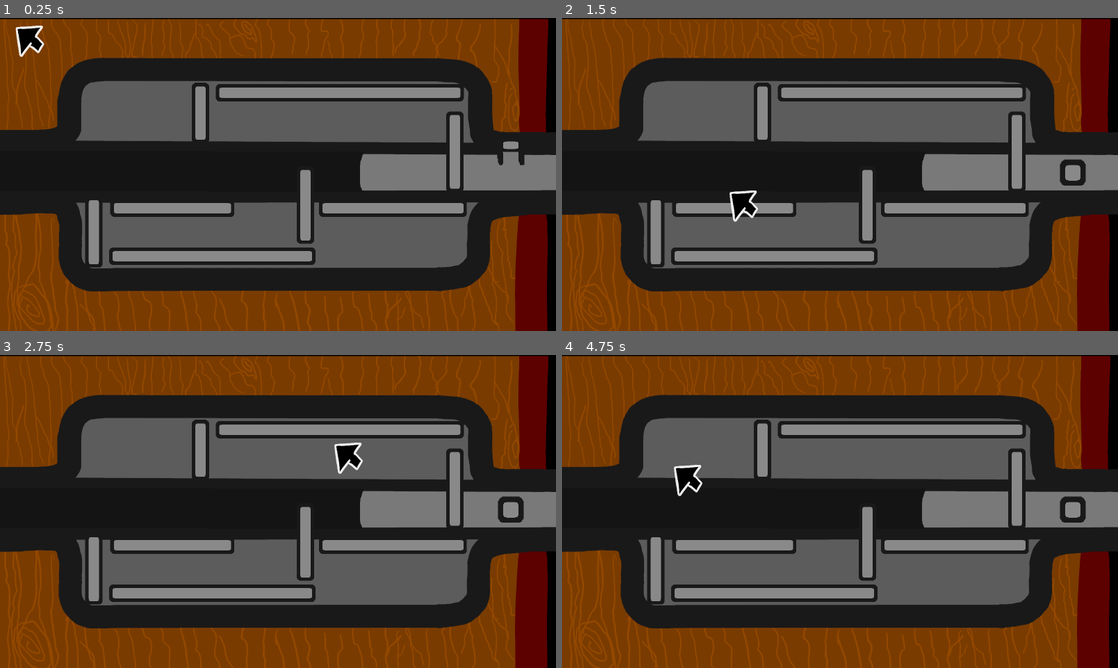
Above: before the commit, frames 1-4 (two rows, left to right).
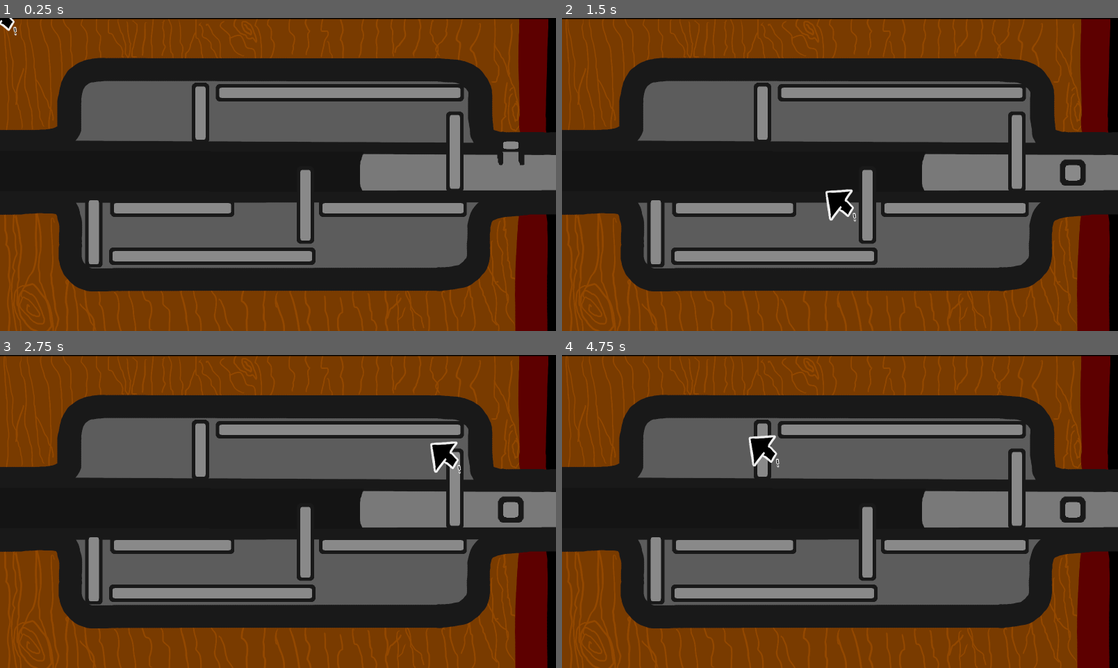
Above: after the commit, the same moments.

Repository: MarmadileManteater/Carbuncle-Game
Game: Godot game, scene res://scenes/global/global.tscn
The game is run twice, just before and just after one commit, with the same random seed, the same clock (stepped at 60 frames per second) and the same inputs.
Inputs (mouse positions are in pixels of both pictures, inside the frame that each line leads up to):
- Up to frame 1 (0.25 s): no input
- Up to frame 2 (1.5 s): move the mouse to (962, 158) at 0.52 s; click (962, 158) at 0.67 s; tap Enter at 1.25 s; move the mouse to (728, 190) at 1.27 s; click (728, 190) at 1.42 s
- Up to frame 3 (2.75 s): tap Space at 2 s; move the mouse to (333, 442) at 2.02 s; click (333, 442) at 2.17 s
- Up to frame 4 (4.75 s): tap Enter at 2.75, 4.25 s; move the mouse to (812, 574) at 2.77 s; click (812, 574) at 2.92 s; tap Space at 3.5 s; move the mouse to (1006, 558) at 3.52 s; click (1006, 558) at 3.67 s; move the mouse to (673, 464) at 4.27 s; click (673, 464) at 4.42 s

The runs differ from the first frame. In frame 1, 0.5% of the frame differs, in the area x 0-8%, y 0-13%; in frame 2, 0.7%, in the area x 30-53%, y 54-66%; in frame 3, 0.7%; in frame 4, 0.7%.

Commit message:
Add virtual cursor

Diff:
--- a/project/scenes/global/global.gd
+++ b/project/scenes/global/global.gd
@@ -2,31 +2,13 @@
 
 @export var starting_scene: String = "lock_puzzle"
 var loaded_scene: DefaultScene = null
-var locked_node: Node2D = null
-var locked_node_pos
 
 # Called when the node enters the scene tree for the first time.
 func _ready() -> void:
-	Input.set_mouse_mode(Input.MOUSE_MODE_HIDDEN)
 	load_scene(starting_scene)
 
-# Called every frame. 'delta' is the elapsed time since the previous frame.
-func _process(delta: float) -> void:
-	if locked_node != null:
-		$Cursor.position = locked_node.global_position
-
 func _input(event: InputEvent) -> void:
-	if event is InputEventMouseMotion:
-		if locked_node == null:
-			if locked_node_pos == null:
-				$Cursor.position = event.global_position
-				if $Cursor.animation == "default" or $Cursor.animation == "notice":
-					$Cursor.position += Vector2(42, 42)
-				if $Cursor.animation == "point":
-					$Cursor.position += Vector2(0, 42)
-			else:
-				Input.warp_mouse(locked_node_pos)
-				locked_node_pos = null
+	$Cursor.input(event)
 
 func unload_scene():
 	remove_child(loaded_scene)
@@ -39,23 +21,15 @@
 
 	loaded_scene = load("res://scenes/" + scene_name + "/" + scene_name + ".tscn").instantiate()
 	loaded_scene.change_cursor.connect(
-		func (cursor_name: String):
-			if locked_node == null:
-				$Cursor.play(cursor_name)
+		func (cursor: VirtualCursor.Type):
+			$Cursor.current_type = cursor
 	)
 	loaded_scene.lock_cursor_to_node.connect(
 		func (node: Node2D):
-			Input.set_mouse_mode(Input.MOUSE_MODE_CONFINED_HIDDEN)
-			locked_node = node
+			$Cursor.lock(node)
 	)
 	loaded_scene.unlock_cursor_from_node.connect(
 		func ():
-			if locked_node != null:
-				$Cursor.position += Vector2(42, 42)
-				var pos = locked_node.global_position
-				locked_node = null
-				Input.warp_mouse(pos)
-				locked_node_pos = pos
-				Input.set_mouse_mode(Input.MOUSE_MODE_HIDDEN)
+			$Cursor.unlock()
 	)
 	add_child(loaded_scene)
--- a/project/scenes/global/global.tscn
+++ b/project/scenes/global/global.tscn
@@ -1,76 +1,9 @@
 [gd_scene format=3 uid="uid://dg1e2bc0yvcmh"]
 
 [ext_resource type="Script" uid="uid://durauhf4vm26h" path="res://scenes/global/global.gd" id="1_bhh4k"]
-[ext_resource type="Texture2D" uid="uid://dccbvmlu1rd85" path="res://assets/sprites/cursor.png" id="2_pht4f"]
-
-[sub_resource type="AtlasTexture" id="AtlasTexture_bm3mx"]
-atlas = ExtResource("2_pht4f")
-region = Rect2(200, 0, 100, 100)
-
-[sub_resource type="AtlasTexture" id="AtlasTexture_ts12r"]
-atlas = ExtResource("2_pht4f")
-region = Rect2(0, 0, 100, 100)
-
-[sub_resource type="AtlasTexture" id="AtlasTexture_pht4f"]
-atlas = ExtResource("2_pht4f")
-region = Rect2(300, 0, 100, 100)
-
-[sub_resource type="AtlasTexture" id="AtlasTexture_pt2l8"]
-atlas = ExtResource("2_pht4f")
-region = Rect2(400, 0, 100, 100)
-
-[sub_resource type="AtlasTexture" id="AtlasTexture_g0msn"]
-atlas = ExtResource("2_pht4f")
-region = Rect2(100, 0, 100, 100)
-
-[sub_resource type="SpriteFrames" id="SpriteFrames_0dxmq"]
-animations = [{
-"frames": [{
-"duration": 1.0,
-"texture": SubResource("AtlasTexture_bm3mx")
-}],
-"loop": 1,
-"name": &"back",
-"speed": 5.0
-}, {
-"frames": [{
-"duration": 1.0,
-"texture": SubResource("AtlasTexture_ts12r")
-}],
-"loop": 1,
-"name": &"default",
-"speed": 5.0
-}, {
-"frames": [{
-"duration": 1.0,
-"texture": SubResource("AtlasTexture_pht4f")
-}],
-"loop": 1,
-"name": &"grab",
-"speed": 5.0
-}, {
-"frames": [{
-"duration": 1.0,
-"texture": SubResource("AtlasTexture_pt2l8")
-}],
-"loop": 1,
-"name": &"notice",
-"speed": 5.0
-}, {
-"frames": [{
-"duration": 1.0,
-"texture": SubResource("AtlasTexture_g0msn")
-}],
-"loop": 1,
-"name": &"point",
-"speed": 5.0
-}]
+[ext_resource type="PackedScene" uid="uid://cx8xfdka44jnc" path="res://scenes/virtual_cursor/virtual_cursor.tscn" id="2_pht4f"]
 
 [node name="Global" type="Node2D" unique_id=127505025]
 script = ExtResource("1_bhh4k")
 
-[node name="Cursor" type="AnimatedSprite2D" parent="." unique_id=2120367877]
-z_index = 3
-position = Vector2(85, 64)
-sprite_frames = SubResource("SpriteFrames_0dxmq")
-autoplay = "default"
+[node name="Cursor" parent="." unique_id=1794911752 instance=ExtResource("2_pht4f")]
--- a/project/scenes/lock_puzzle/lock_puzzle.gd
+++ b/project/scenes/lock_puzzle/lock_puzzle.gd
@@ -1,4 +1,6 @@
 extends DefaultScene
+
+var is_clicked = false
 
 # Called when the node enters the scene tree for the first time.
 func _ready() -> void:
@@ -12,23 +14,26 @@
 func _on_done_area_entered(body: Node2D) -> void:
 	if body == $Driver/CharacterBody:
 		$Driver/AnimationPlayer.play_backwards("RotateIn")
+		unlock_cursor()
 
 func _on_piece_click(node: PuzzlePiece) -> void:
-	cursor_change("grab")
+	cursor_change(VirtualCursor.Type.Grab)
 	lock_cursor(node)
+	is_clicked = true
 
 func _on_piece_unclick() -> void:
 	unlock_cursor()
-	cursor_change("notice")
+	cursor_change(VirtualCursor.Type.Notice)
+	is_clicked = false
 
 func _on_piece_hover() -> void:
-	cursor_change("notice")
-	return
+	if not is_clicked:
+		cursor_change(VirtualCursor.Type.Notice)
 	#cursor_change("point")
 
 func _on_piece_unhover() -> void:
-	cursor_change("default")
-	return
+	if not is_clicked:
+		cursor_change(VirtualCursor.Type.Default)
 	#cursor_change("default")
 
 func _on_driver_click() -> void:
--- a/project/scenes/puzzle_piece/puzzle_piece.gd
+++ b/project/scenes/puzzle_piece/puzzle_piece.gd
@@ -17,12 +17,14 @@
 @export var image_scale: Vector2 = Vector2(1, 1)
 @export var image_position: Vector2 = Vector2(0, 0)
 
-var click_start = null
+var is_hovered = false
+var is_clicked = false
 
 func _ready() -> void:
 	var shape = RectangleShape2D.new()
 	shape.size = $CollisionShape2D.shape.size
 	$CollisionShape2D.shape = shape
+	$Area2D/CollisionShape2D.shape = shape
 
 # Called every frame. 'delta' is the elapsed time since the previous frame.
 func _process(_delta: float) -> void:
@@ -48,28 +50,29 @@
 	if $CollisionShape2D.disabled != !collision_enabled:
 		$CollisionShape2D.disabled = !collision_enabled
 
+func move(motion: Vector2):
+	if direction == Direction.Horizonal:
+		move_and_collide(Vector2(motion.x, 0))
+	if direction == Direction.Vertical:
+		move_and_collide(Vector2(0, motion.y))
 
-func _on_click_point_gui_input(event: InputEvent) -> void:
-	if not click_enabled:
-		return
-	if event is InputEventMouseButton:
-		if event.pressed:
-			click.emit()
-			click_start = event.global_position
-		else:
-			unclick.emit()
-			click_start = null
-	if click_start != null:
-		if event is InputEventMouseMotion:
-			var diff = click_start - event.global_position
-			if direction == Direction.Horizonal:
-				move_and_collide(Vector2(-diff.x, 0))
-			if direction == Direction.Vertical:
-				move_and_collide(Vector2(0, -diff.y))
-			click_start = event.global_position
+func _input(event: InputEvent):
+		if event is InputEventMouseButton:
+			if event.pressed:
+				if is_hovered:
+					click.emit()
+					is_clicked = true
+			else:
+				unclick.emit()
+				is_clicked = false
+				is_hovered = false
 
-func _on_mouse_entered() -> void:
-	hover.emit()
+func _on_area_2d_body_entered(body: Node2D) -> void:
+	if not is_clicked:
+		hover.emit()
+		is_hovered = true
 
-func _on_mouse_exited() -> void:
-	unhover.emit()
+func _on_area_2d_body_exited(body: Node2D) -> void:
+	if not is_clicked:
+		unhover.emit()
+		is_hovered = false
--- a/project/scenes/puzzle_piece/puzzle_piece.tscn
+++ b/project/scenes/puzzle_piece/puzzle_piece.tscn
@@ -42,6 +42,15 @@
 offset_right = 21.0
 offset_bottom = 25.0
 
+[node name="Area2D" type="Area2D" parent="." unique_id=388256928]
+collision_layer = 2
+collision_mask = 2
+
+[node name="CollisionShape2D" type="CollisionShape2D" parent="Area2D" unique_id=1315855489]
+shape = SubResource("RectangleShape2D_m3spb")
+
 [connection signal="gui_input" from="ClickPoint" to="." method="_on_click_point_gui_input"]
 [connection signal="mouse_entered" from="ClickPoint" to="." method="_on_mouse_entered"]
 [connection signal="mouse_exited" from="ClickPoint" to="." method="_on_mouse_exited"]
+[connection signal="body_entered" from="Area2D" to="." method="_on_area_2d_body_entered"]
+[connection signal="body_exited" from="Area2D" to="." method="_on_area_2d_body_exited"]
--- /dev/null
+++ b/project/scenes/virtual_cursor/virtual_cursor.gd
@@ -0,0 +1,49 @@
+@tool
+extends Node2D
+class_name VirtualCursor
+
+enum Type { Back, Default, Grab, Notice, Point }
+const types = ["back", "default", "grab", "notice", "point"]
+
+var locked_node: Node2D = null
+
+func get_type_as_string(type: Type) -> String:
+	return types[type]
+
+@export var current_type: Type = Type.Default
+var set_type: Type = Type.Default
+
+# Called when the node enters the scene tree for the first time.
+func _ready() -> void:
+	pass # Replace with function body.
+
+# Called every frame. 'delta' is the elapsed time since the previous frame.
+func _process(delta: float) -> void:
+	if set_type != current_type:
+		set_type = current_type
+		var str = get_type_as_string(current_type)
+		var new_location: Node2D = find_child(str)
+		if new_location == null:
+			$Sprite.position = Vector2(0, 0)
+		else:
+			$Sprite.position = new_location.position
+		$Sprite.play(str)
+	if locked_node != null:
+		position = locked_node.position
+
+func input(event: InputEvent):
+	if event is InputEventMouseButton and Input.mouse_mode != Input.MOUSE_MODE_CAPTURED:
+		Input.set_mouse_mode(Input.MOUSE_MODE_CAPTURED)
+		position = event.global_position
+
+	if event is InputEventMouseMotion and Input.mouse_mode == Input.MOUSE_MODE_CAPTURED:
+		if locked_node != null:
+			if locked_node.has_method("move"):
+				locked_node.move(event.relative)
+		position += event.relative
+
+func lock(node: Node2D):
+	locked_node = node
+
+func unlock():
+	locked_node = null
--- /dev/null
+++ b/project/scenes/virtual_cursor/virtual_cursor.tscn
@@ -0,0 +1,90 @@
+[gd_scene format=3 uid="uid://cx8xfdka44jnc"]
+
+[ext_resource type="Script" uid="uid://cyl17do3q1s3h" path="res://scenes/virtual_cursor/virtual_cursor.gd" id="1_eo4kd"]
+[ext_resource type="Texture2D" uid="uid://dccbvmlu1rd85" path="res://assets/sprites/cursor.png" id="2_0tnl8"]
+
+[sub_resource type="RectangleShape2D" id="RectangleShape2D_0dxmq"]
+size = Vector2(12, 13)
+
+[sub_resource type="AtlasTexture" id="AtlasTexture_bm3mx"]
+atlas = ExtResource("2_0tnl8")
+region = Rect2(200, 0, 100, 100)
+
+[sub_resource type="AtlasTexture" id="AtlasTexture_ts12r"]
+atlas = ExtResource("2_0tnl8")
+region = Rect2(0, 0, 100, 100)
+
+[sub_resource type="AtlasTexture" id="AtlasTexture_pht4f"]
+atlas = ExtResource("2_0tnl8")
+region = Rect2(300, 0, 100, 100)
+
+[sub_resource type="AtlasTexture" id="AtlasTexture_pt2l8"]
+atlas = ExtResource("2_0tnl8")
+region = Rect2(400, 0, 100, 100)
+
+[sub_resource type="AtlasTexture" id="AtlasTexture_g0msn"]
+atlas = ExtResource("2_0tnl8")
+region = Rect2(100, 0, 100, 100)
+
+[sub_resource type="SpriteFrames" id="SpriteFrames_0dxmq"]
+animations = [{
+"frames": [{
+"duration": 1.0,
+"texture": SubResource("AtlasTexture_bm3mx")
+}],
+"loop": 1,
+"name": &"back",
+"speed": 5.0
+}, {
+"frames": [{
+"duration": 1.0,
+"texture": SubResource("AtlasTexture_ts12r")
+}],
+"loop": 1,
+"name": &"default",
+"speed": 5.0
+}, {
+"frames": [{
+"duration": 1.0,
+"texture": SubResource("AtlasTexture_pht4f")
+}],
+"loop": 1,
+"name": &"grab",
+"speed": 5.0
+}, {
+"frames": [{
+"duration": 1.0,
+"texture": SubResource("AtlasTexture_pt2l8")
+}],
+"loop": 1,
+"name": &"notice",
+"speed": 5.0
+}, {
+"frames": [{
+"duration": 1.0,
+"texture": SubResource("AtlasTexture_g0msn")
+}],
+"loop": 1,
+"name": &"point",
+"speed": 5.0
+}]
+
+[node name="VirtualCursor" type="Node2D" unique_id=1794911752]
+script = ExtResource("1_eo4kd")
+
+[node name="CharacterBody2D" type="CharacterBody2D" parent="." unique_id=1979151346]
+collision_layer = 2
+collision_mask = 2
+
+[node name="CollisionShape2D" type="CollisionShape2D" parent="CharacterBody2D" unique_id=252857412]
+position = Vector2(-35, -34.5)
+shape = SubResource("RectangleShape2D_0dxmq")
+
+[node name="point" type="Node2D" parent="." unique_id=1253925043]
+position = Vector2(-35, 5)
+
+[node name="Sprite" type="AnimatedSprite2D" parent="." unique_id=1513336977]
+z_index = 3
+sprite_frames = SubResource("SpriteFrames_0dxmq")
+autoplay = "default"
+frame_progress = 0.36606878
--- a/project/scripts/default_scene.gd
+++ b/project/scripts/default_scene.gd
@@ -14,7 +14,7 @@
 func _process(delta: float) -> void:
 	pass
 
-func cursor_change(cursor: String) -> void:
+func cursor_change(cursor: VirtualCursor.Type) -> void:
 	change_cursor.emit(cursor)
 
 func lock_cursor(node: Node2D) -> void:
Not shown, changed: project/export_presets.cfg
Not shown, added: project/scenes/virtual_cursor/virtual_cursor.gd.uid
